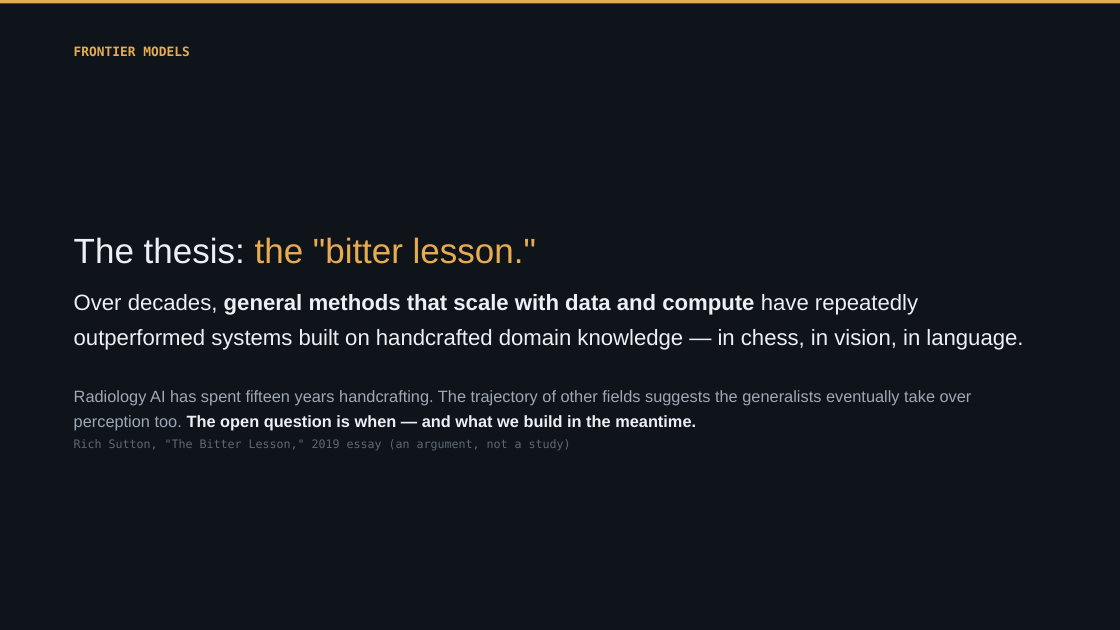
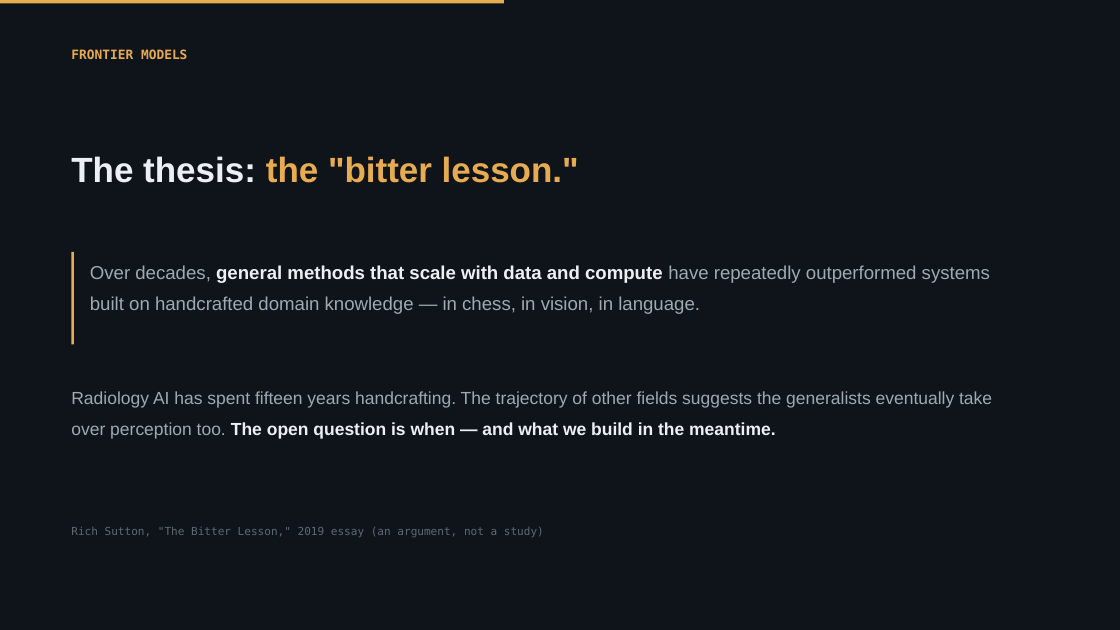
Before and after one commit to Emory-HITI/Mammo, a slide deck: slide 5 of keynote-iwbi-2026/pptx/sections/IWBI2026_Trivedi_06b_frontier.pptx. Drawn at 1120x630 pixels with LibreOffice and Linux fonts; fonts in the diff are those of the drawing; background and template pictures are left out. Boxes give left, top, right and bottom in pixels: in the first picture for what was removed or moved away, otherwise in the second. Text is boxed around its words. In the diff, an @@ line names an element or a change of style, - is before the commit and + after.

```diff
--- a/keynote-iwbi-2026/pptx/sections/IWBI2026_Trivedi_06b_frontier.pptx
+++ b/keynote-iwbi-2026/pptx/sections/IWBI2026_Trivedi_06b_frontier.pptx
@@ rectangle: place and size @@
-rectangle at <box>0,0,1120,3</box>
+rectangle at <box>0,0,504,3</box>
@@ text "FRONTIER MODELS" at <box>71,49,187,59</box>: line spacing 1.28 to 1; less space between paragraphs @@
@@ text "The thesis: the "bitter lesson."": place and size @@
-text "The thesis: the "bitter lesson."" at <box>74,237,536,264</box>
+text "The thesis: the "bitter lesson."" at <box>71,156,579,183</box>
@@ text "The thesis: the "bitter lesson."" at <box>71,156,579,183</box>: bold on; line spacing 1.06 to 1.12; less space between paragraphs @@
@@ rectangle added at <box>71,252,74,344</box>, fill #E7AC51 @@
@@ text "Over decades, general methods that ...": place and size @@
-text "Over decades, general methods that ..." at <box>74,294,1023,350</box>
+text "Over decades, general methods that ..." at <box>90,265,990,314</box>
@@ text "Over decades, general methods that ..." at <box>90,265,990,314</box>: size 19 to 16 pt; text colour #ECEFF3 to #9DA9B5 in "Over decades, have repeatedly outperformed systems built ..."; line spacing 1.3 to 1.4; less space between paragraphs @@
@@ text "Radiology AI has spent fifteen ..." at <box>71,391,992,439</box>: size 14 to 15 pt; line spacing 1.28 to 1.45; less space between paragraphs @@
@@ text "Rich Sutton, "The Bitter Lesson," ...": place and size @@
-text "Rich Sutton, "The Bitter Lesson," ..." at <box>74,439,571,451</box>
+text "Rich Sutton, "The Bitter Lesson," ..." at <box>71,527,544,537</box>
@@ text "Rich Sutton, "The Bitter Lesson," ..." at <box>71,527,544,537</box>: size 10 to 9.5 pt; less space between paragraphs @@
```
Also in this commit, not shown: 6 other slides changed, 1 other file.
